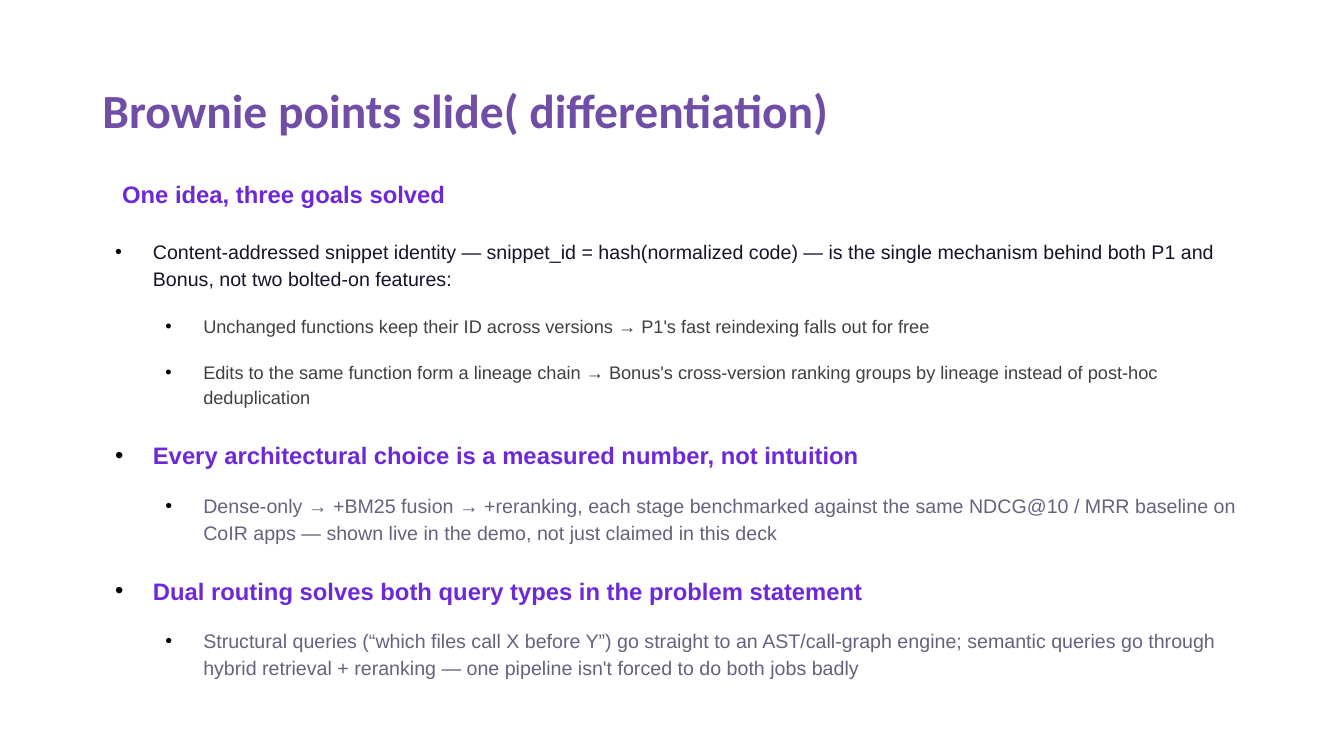
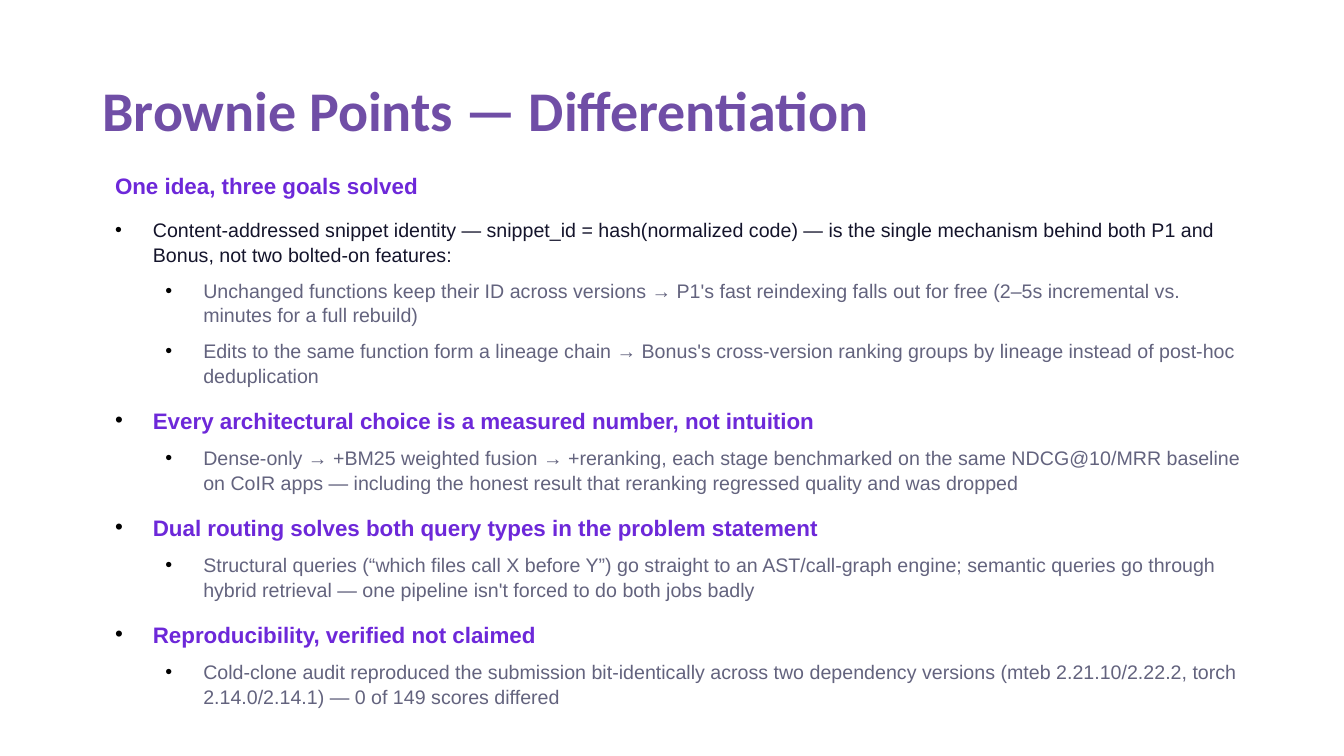
Before and after one commit to soumya12-droid/Agentic_Code_Intelligence, a slide deck: slide 10 of VIT_Vellore_Shard_Submission.pptx. Drawn at 1344x756 pixels with LibreOffice and Linux fonts; fonts in the diff are those of the drawing. Boxes give left, top, right and bottom in pixels: in the first picture for what was removed or moved away, otherwise in the second. Text is boxed around its words. In the diff, an @@ line names an element or a change of style, - is before the commit and + after.

Commit message:
Update submission deck: accurate pipeline description and results
Replace the presentation with the final version. The deck now describes the
shipped pipeline (dense bge-small-en-v1.5 plus BM25 with weighted reciprocal
rank fusion, no reranker), reports both rejected rerankers, and covers the
structural queries, incremental versioning and lineage results with the
measured numbers.

```diff
--- a/VIT_Vellore_Shard_Submission.pptx
+++ b/VIT_Vellore_Shard_Submission.pptx
@@ title at [102,91,868,132]: text changed; size 34 to 40 pt @@
-Brownie points slide( differentiation)
+Brownie Points — Differentiation
@@ text at [115,177,1234,434]: size 17 to 16 pt in "One idea, three goals solved", "Every architectural choice is a measured number, ...", "Dual routing solves both query types in ..."; size 13 to 14 pt, text colour #404040 to #63637E in "Edits to the same function form a ..."; indent changed; line spacing 1.15 to 1.05; less space between paragraphs @@
@@ text at [203,284,1180,326]: text changed; size 13 to 14 pt; text colour #404040 to #63637E @@
-  • Unchanged functions keep their ID across versions → P1's fast reindexing falls out for free
+  • Unchanged functions keep their ID across versions → P1's fast reindexing falls out for free (2–5s incremental vs. minutes for a full rebuild)
@@ text at [203,451,1240,494]: text changed @@
-  • Dense-only → +BM25 fusion → +reranking, each stage benchmarked against the same NDCG@10 / MRR baseline on CoIR apps — shown live in the demo, not just claimed in this deck
+  • Dense-only → +BM25 weighted fusion → +reranking, each stage benchmarked on the same NDCG@10/MRR baseline on CoIR apps — including the honest result that reranking regressed quality and was dropped
@@ text at [153,558,1237,708]: text changed @@
-  • Structural queries (“which files call X before Y”) go straight to an AST/call-graph engine; semantic queries go through hybrid retrieval + reranking — one pipeline isn't forced to do both jobs badly
+  • Structural queries (“which files call X before Y”) go straight to an AST/call-graph engine; semantic queries go through hybrid retrieval — one pipeline isn't forced to do both jobs badly
+• Reproducibility, verified not claimed
+  • Cold-clone audit reproduced the submission bit-identically across two dependency versions (mteb 2.21.10/2.22.2, torch 2.14.0/2.14.1) — 0 of 149 scores differed
```
Also in this commit, not shown: 9 other slides changed.
